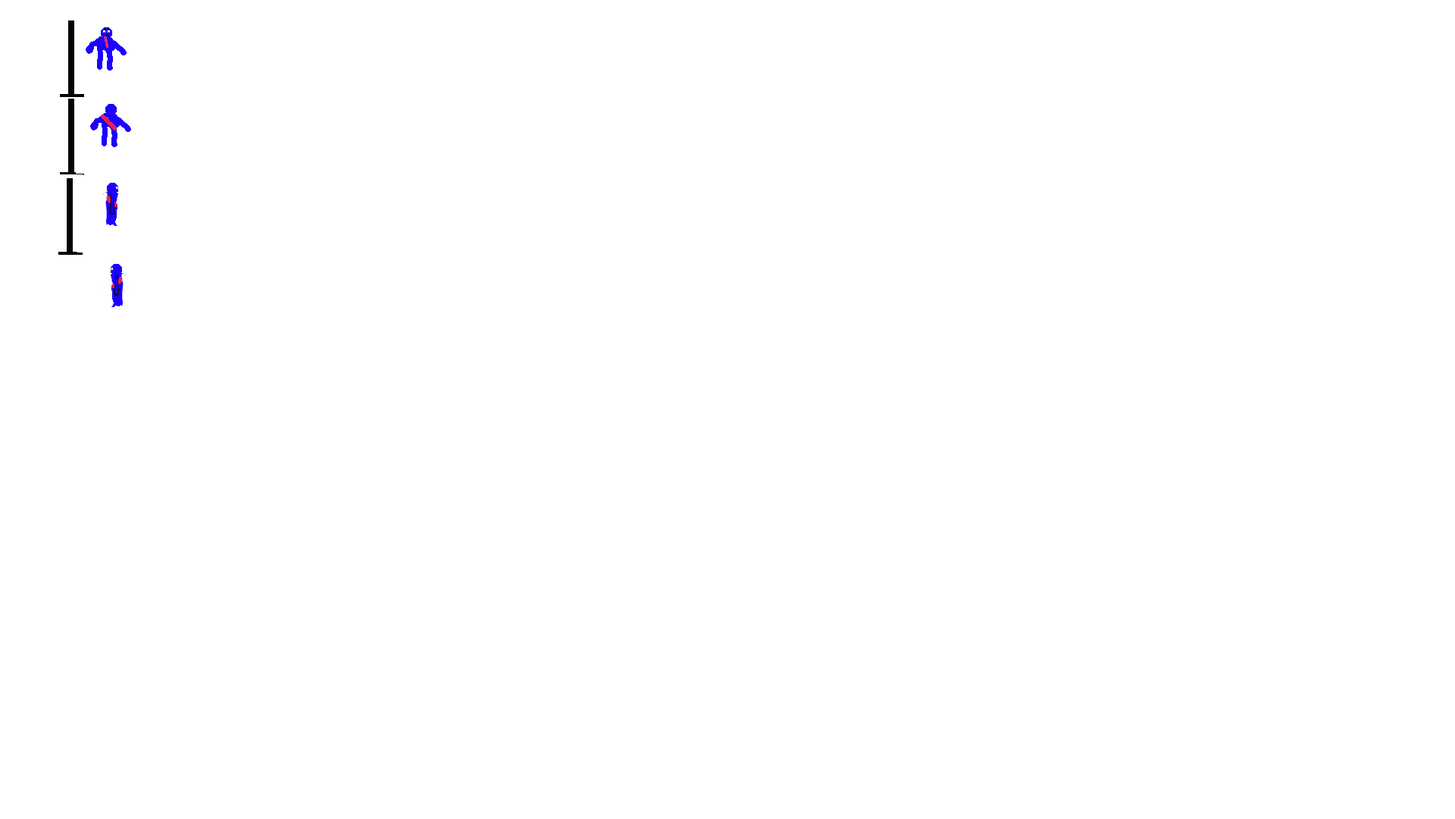
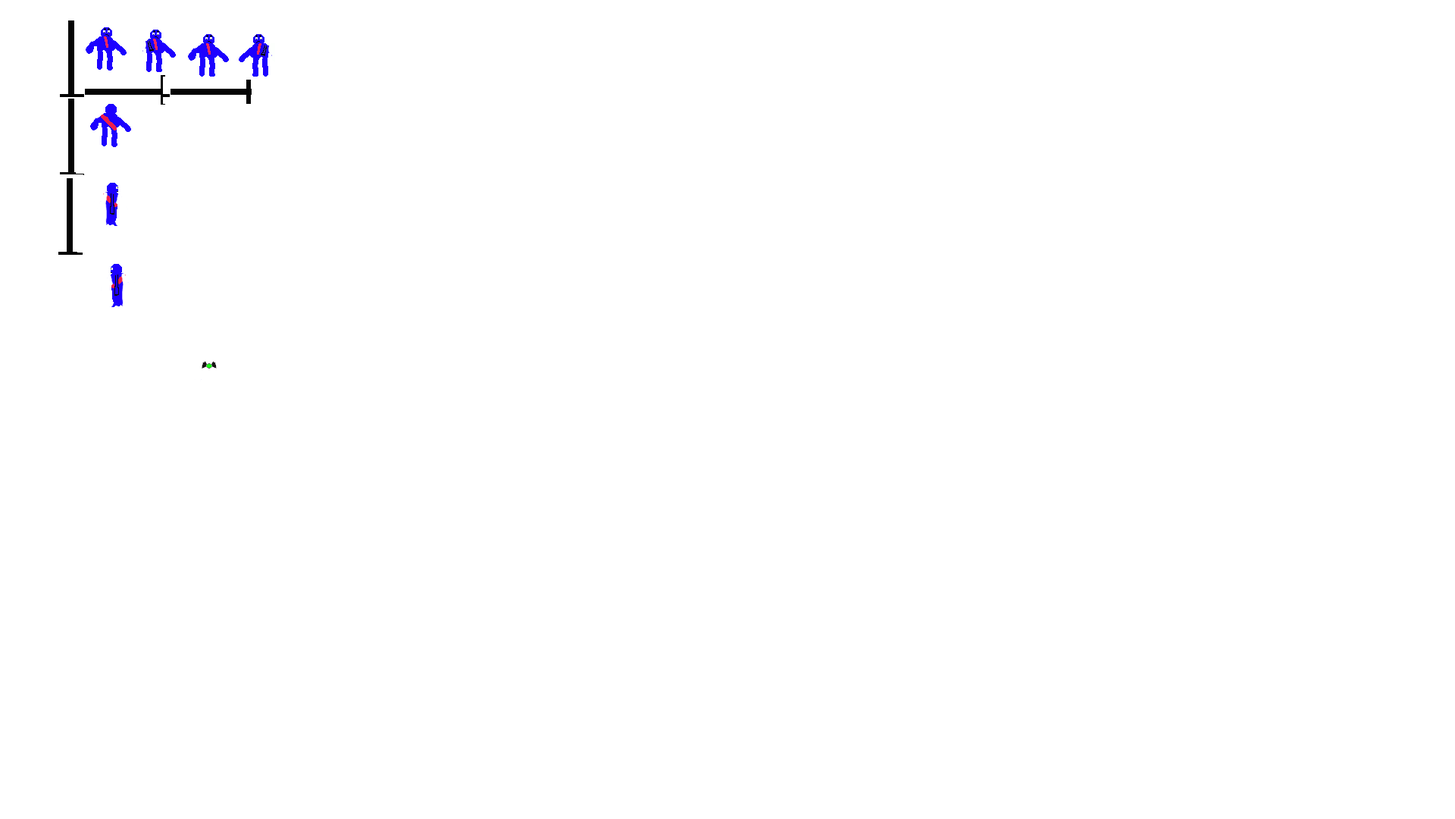
Layer changes from the first (1455, 819) image to the second:
renamed "Background" to "spritemaleman.bmp", painted on it over [84,29,273,382]
